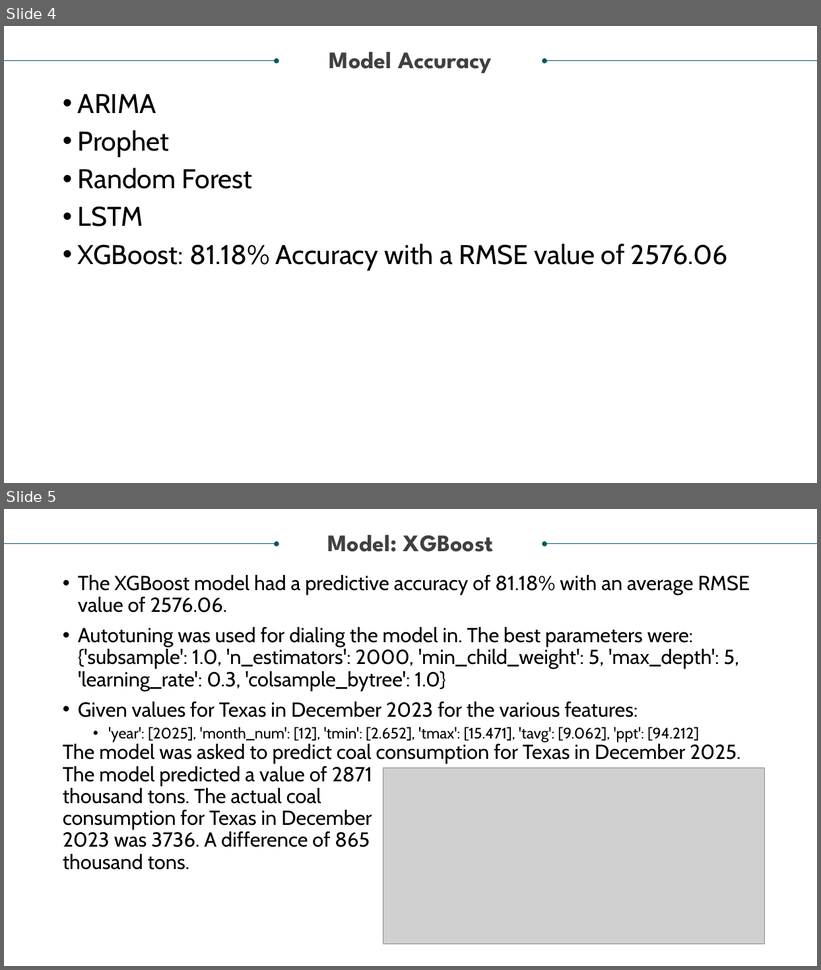
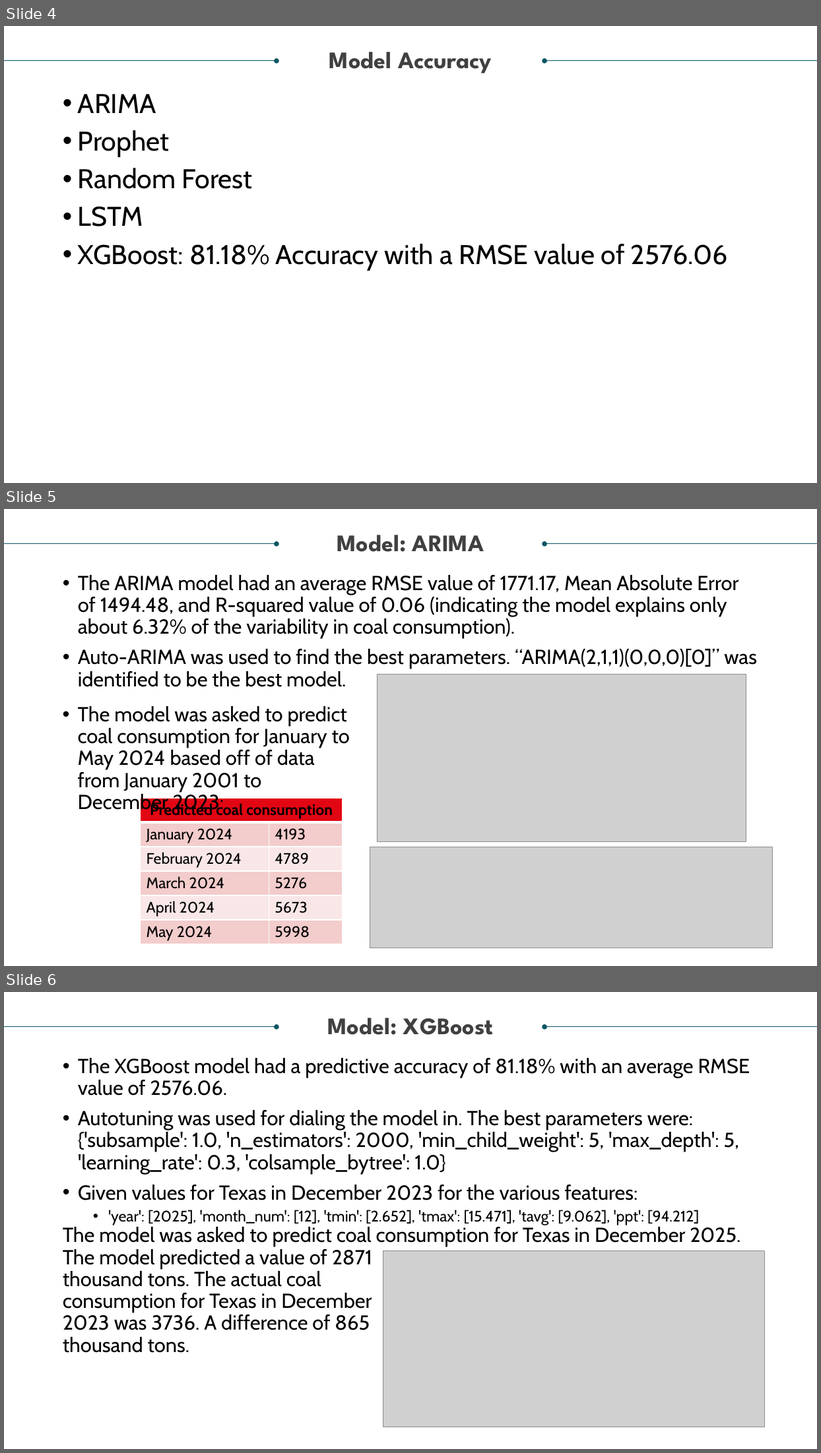
Before and after one commit to jcbritton/Weather_vs_Energy_Consumption, a slide deck: Project 4 Presentation.pptx. Shown one above the other, each under a label of ours: slides 4 and 5 before the commit, slides 4, 5 and 6 after it. The pictures are 821x970 and 821x1453 pixels, drawn with LibreOffice and Linux fonts; fonts in the diff are those of the drawing; grey boxes stand for pictures. Boxes give left, top, right and bottom in pixels: in the first picture for what was removed or moved away, otherwise in the second. Text is boxed around its words. In the diff, an @@ line names an element or a change of style, - is before the commit and + after.

Commit message:
updating presentation with ARIMA model slide

```diff
--- a/Project 4 Presentation.pptx
+++ b/Project 4 Presentation.pptx
@@ slide 5 added at bbox=[4, 509, 817, 966], background #FFFFFF @@
@@ arrow added from (4, 544) to (277, 544), #085764 0.5 pt @@
@@ text added at bbox=[337, 535, 484, 552], 28 pt, text #404040, bold @@
+Model: ARIMA
@@ arrow added from (817, 544) to (545, 544), #085764 0.5 pt @@
@@ text added at bbox=[78, 575, 757, 687], 24 pt, text #000000 @@
+• The ARIMA model had an average RMSE value of 1771.17, Mean Absolute Error of 1494.48, and R-squared value of 0.06 (indicating the model explains only about 6.32% of the variability in coal consumption).
+• Auto-ARIMA was used to find the best parameters. “ARIMA(2,1,1)(0,0,0)[0]” was identified to be the best model.
@@ picture added at bbox=[377, 674, 746, 842] @@
@@ text added at bbox=[78, 706, 350, 814], 24 pt, text #000000 @@
+• The model was asked to predict coal consumption for January to May 2024 based off of data from January 2001 to December 2023:
@@ table added at bbox=[140, 798, 343, 945], 6 rows, 2 columns @@
+Predicted coal consumption | 
+January 2024 | 4193
+February 2024 | 4789
+March 2024 | 5276
+April 2024 | 5673
+May 2024 | 5998
@@ picture added at bbox=[370, 848, 773, 948] @@
@@ what was slide 5 is now slide 6 @@
```
